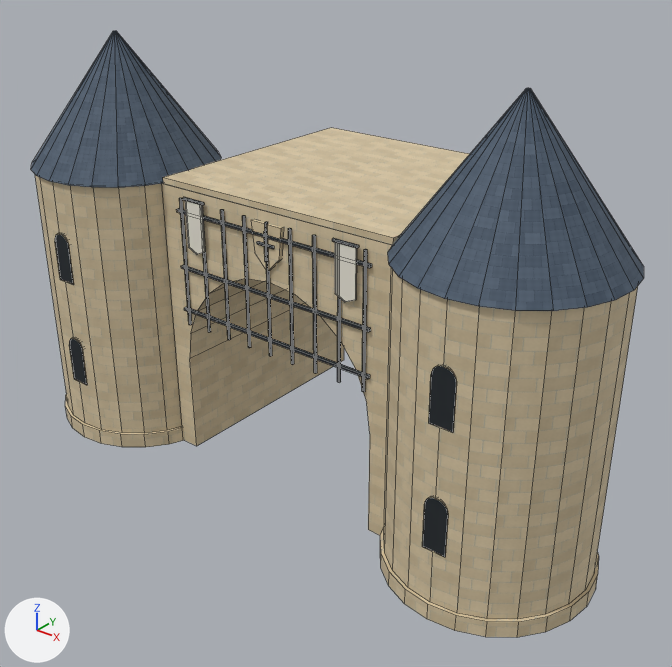
The FBX model Assets/Proto/Resources/Furniture/Furn_Gatehouse.fbx as it was, and as the next commit left it.
The view is the same before and after, from a camera (50 mm lens) standing at (16.7, -20.8, 17.1) and looking at (0.6, -0.7, 4.6). The axes (+X, +Y, +Z) are drawn at lower left. The lights are the same throughout. The picture after the commit comes second. Mesh edges are drawn as thin lines. Where no turn or scale is listed for an object, it has been applied to the vertices.

Names of what the first picture shows: 'Furn_Gatehouse_Mesh'.
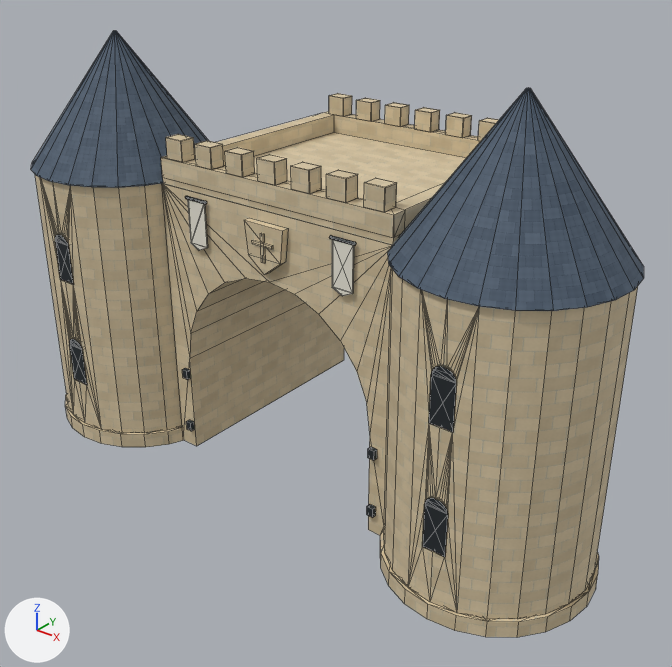
Edits to the bpy script that builds the scene:
```text
Add mat_stone_trim:
    mat_stone_trim = principled_material('Stone_Trim')
    mat_stone_trim.texture = img_tile_stonewall_png
    mat_stone_trim.roughness = 0.78
Change me_立方体_015:
    used by ob_furn_gatehouse_mesh; location = (0.0, 0.0, 0.0)
    remove me_立方体_015.from_pydata(...)  # 824 vertices, 470 faces; spans x -10.0..10.0, y -5.0..5.0, z 0.0..13.0
    add me_立方体_015.from_pydata(...)  # 1049 vertices, 1250 faces; spans x -10.0..10.0, y -5.0..5.0, z 0.0..13.0
    me_立方体_015 part 1: the loose piece of 8 vertices spanning x 0.0, y -3.1, z 7.6..8.5 is moved by (0.0, -0.1, 0.0), in mat_stone_wall (picture img_tile_stonewall_png)
    me_立方体_015 part 2: the loose piece of 8 vertices spanning x -0.3..0.3, y -3.1, z 8.0..8.1 is moved by (0.0, -0.1, 0.1), in mat_stone_wall (picture img_tile_stonewall_png)
    me_立方体_015 part 3: a new loose piece, an 8-sided cylinder along x spanning x -3.1..-2.3, y -3.15..-3.05, z 8.75..8.85, in mat_metal_iron (dark grey #353a3f)
    me_立方体_015 part 4: a new loose piece, an 8-sided cylinder along x spanning x 2.3..3.1, y -3.15..-3.05, z 8.75..8.85, in mat_metal_iron (dark grey #353a3f)
    me_立方体_015 part 5: a new loose piece, a box spanning x -3.86..-3.64, y -3.14..-2.98, z 0.64..0.94, in mat_metal_iron (dark grey #353a3f)
    me_立方体_015 part 6: a new loose piece, a box spanning x -3.86..-3.64, y -3.14..-2.98, z 2.59..2.89, in mat_metal_iron (dark grey #353a3f)
    me_立方体_015 part 7: a new loose piece, a box spanning x 3.64..3.86, y -3.14..-2.98, z 0.64..0.94, in mat_metal_iron (dark grey #353a3f)
    me_立方体_015 part 8: a new loose piece, a box spanning x 3.64..3.86, y -3.14..-2.98, z 2.59..2.89, in mat_metal_iron (dark grey #353a3f)
    me_立方体_015 part 9: the loose piece of 10 vertices spanning x -0.6..0.6, y -3.1..-2.9, z 7.3..8.7 is rebuilt with 10 vertices and now spans x -0.7..0.7, y -3.2..-3.0, z 7.2..8.7, in mat_stone_trim (picture img_tile_stonewall_png)
    me_立方体_015 part 10: 12 loose pieces with 168 vertices, spanning x -3.6..3.6, y -3.1..-3.0, z 4.6..8.7, are deleted
    me_立方体_015 part 11: 48 vertices removed from x -3.2..3.2, y -3.2..-3.1, z 7.1..8.8; 377 vertices added at x -4.2..4.2, y -3.1..5.0, z 7.3..10.4
    add me_立方体_015.materials.append(mat_stone_trim)  # picture img_tile_stonewall_png
```

Changed parts and their boxes (x1, y1, x2, y2) in the pictures (672 x 667 px; the box of a moved part takes in the faces that stretch with it):
part 1 of me_立方体_015, moved or reshaped: before (264, 231, 268, 262); after (260, 233, 265, 263)
part 2 of me_立方体_015, moved or reshaped: before (257, 241, 274, 249); after (252, 240, 273, 249)
part 3 of me_立方体_015, added: after (185, 196, 207, 204)
part 4 of me_立方体_015, added: after (329, 235, 356, 246)
part 5 of me_立方体_015, added: after (186, 420, 194, 431)
part 6 of me_立方体_015, added: after (182, 368, 191, 380)
part 7 of me_立方体_015, added: after (367, 504, 376, 518)
part 8 of me_立方体_015, added: after (368, 447, 377, 460)
part 9 of me_立方体_015, rebuilt (33% wider, 9% taller): before (251, 219, 283, 271); after (244, 218, 287, 275)
part 10 of me_立方体_015, deleted: before (176, 198, 372, 392)
part 11 of me_立方体_015, built on: before (183, 197, 359, 302); after (161, 93, 499, 296)
